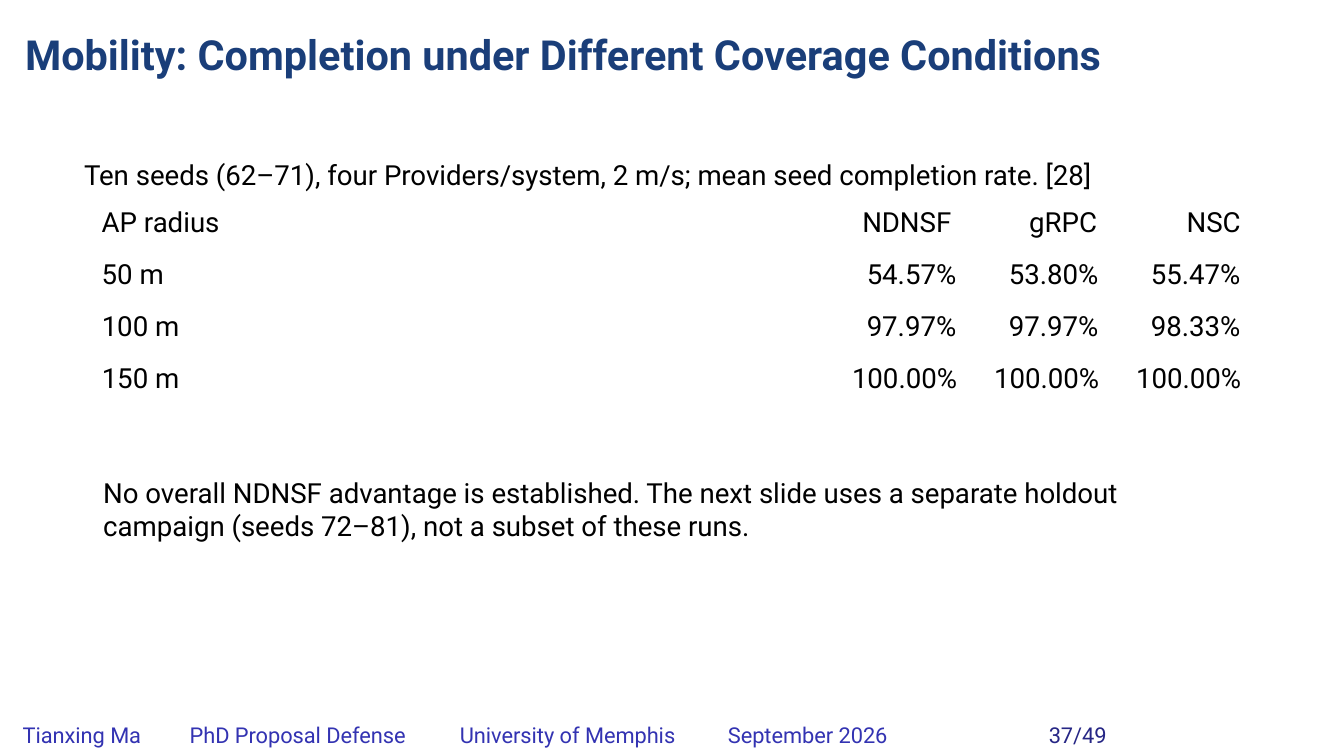
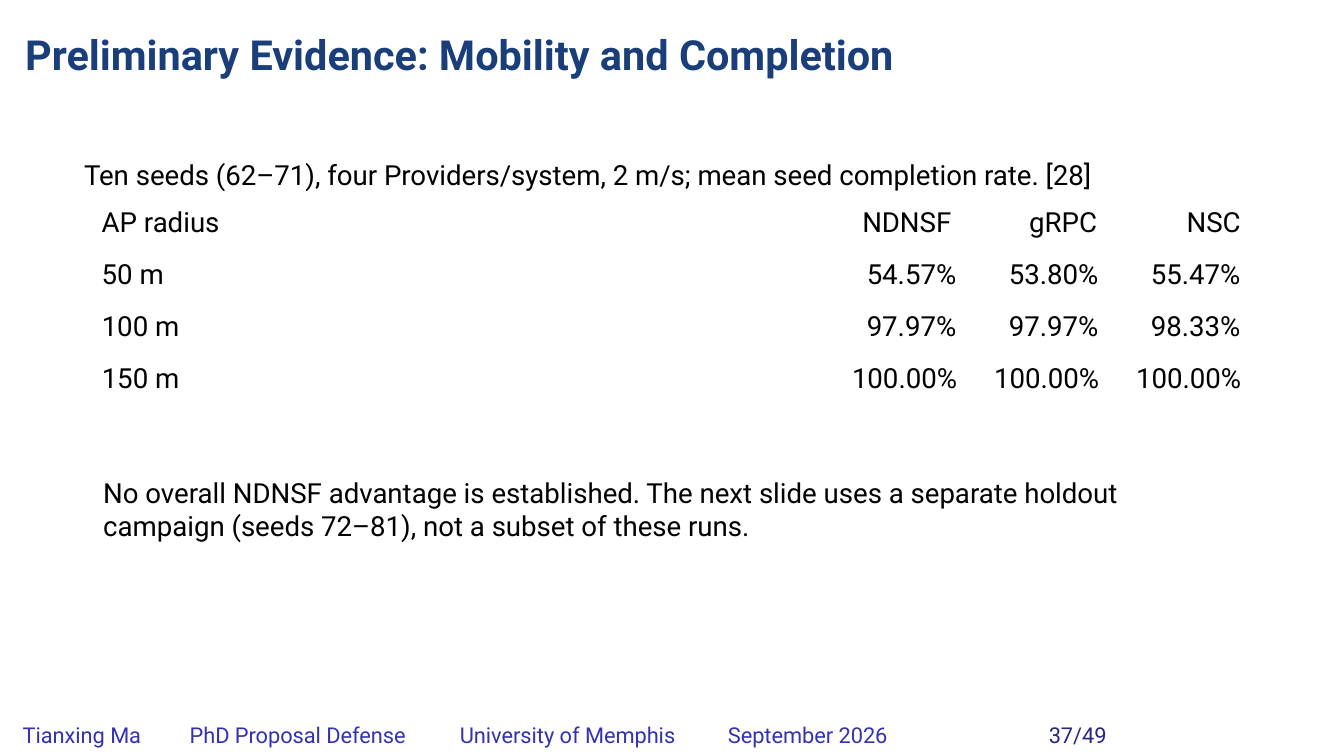
Before and after one commit to matianxing1992/NDN_Service_Framework, a slide deck: slide 37 of docs/PAPER/proposal-defense/slides/NDNSF_proposal_hybrid_editable.pptx. Drawn at 1344x756 pixels with LibreOffice and Linux fonts; fonts in the diff are those of the drawing; background and template pictures are left out. Boxes give left, top, right and bottom in pixels: in the first picture for what was removed or moved away, otherwise in the second. Text is boxed around its words. In the diff, an @@ line names an element or a change of style, - is before the commit and + after.

```diff
--- a/docs/PAPER/proposal-defense/slides/NDNSF_proposal_hybrid_editable.pptx
+++ b/docs/PAPER/proposal-defense/slides/NDNSF_proposal_hybrid_editable.pptx
@@ text at [25, 39, 893, 79]: text changed @@
-Mobility: Completion under Different Coverage Conditions
+Preliminary Evidence: Mobility and Completion
```
Also in this commit, not shown: 10 other slides changed, 23 other files.
